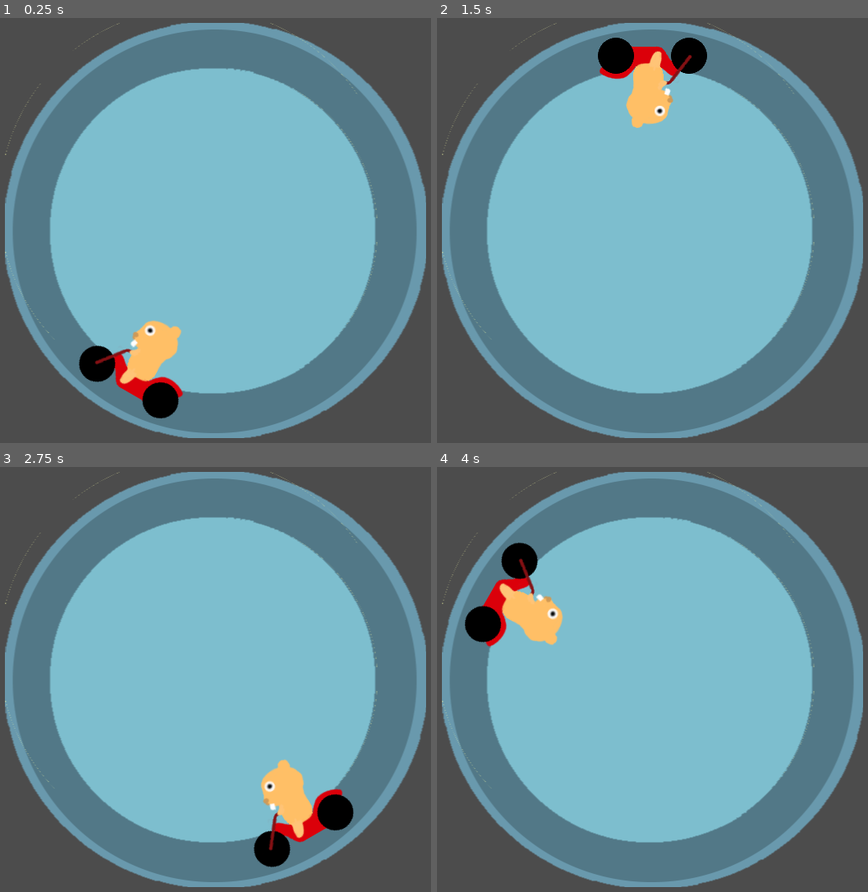
Above: before the commit, frames 1-4 (two rows, left to right).
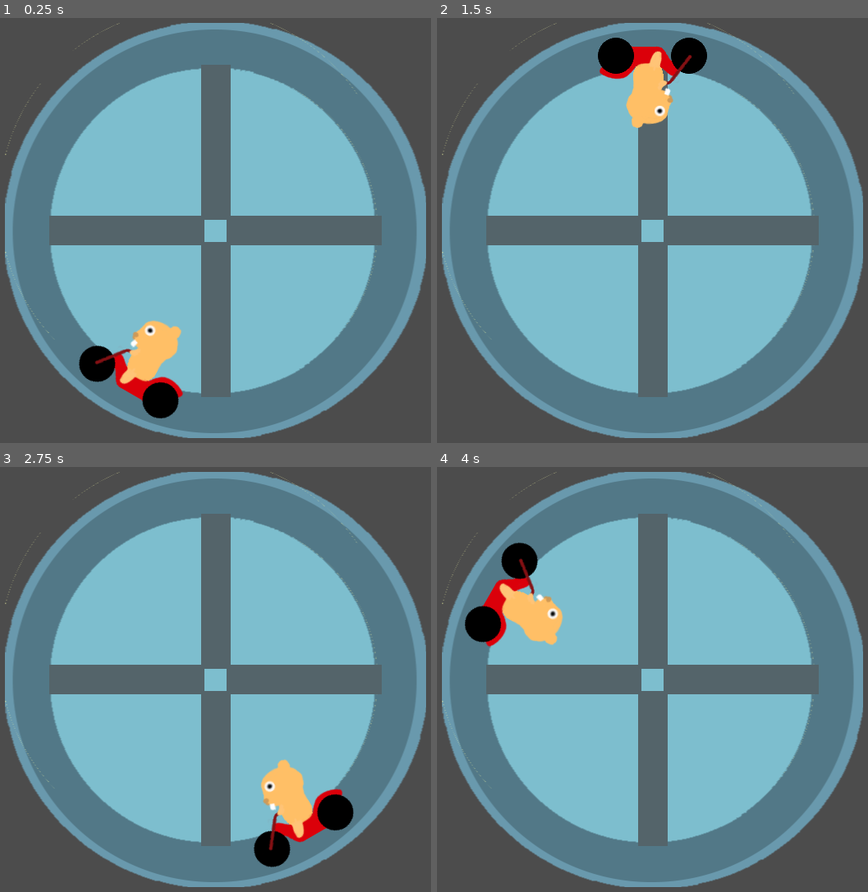
Above: after the commit, the same moments.

Repository: NHohl/LudumDare47-Hamster
Game: Godot game, scene res://Scenes/Main.tscn
Same seed, same stepped clock (60 frames per second), same inputs: the game is played once before the commit and once after it.
Inputs:
- Up to frame 1 (0.25 s): no input
- Up to frame 2 (1.5 s): no input
- Up to frame 3 (2.75 s): no input
- Up to frame 4 (4 s): no input

The runs differ from the first frame. In frame 1, 10% of the frame differs, in the area x 11-89%, y 11-90%; in frame 2, 9.1%; in frame 3, 10%; in frame 4, 10%.

Commit message:
Before creating the Conductor node
There are wheel bars, but they're not working yet

Diff:
--- /dev/null
+++ b/GameManager.gd
@@ -0,0 +1,16 @@
+extends Node2D
+
+
+# Declare member variables here. Examples:
+# var a = 2
+# var b = "text"
+
+
+# Called when the node enters the scene tree for the first time.
+func _ready():
+	pass # Replace with function body.
+
+
+# Called every frame. 'delta' is the elapsed time since the previous frame.
+#func _process(delta):
+#	pass
--- /dev/null
+++ b/Scenes/Barra.gd
@@ -0,0 +1,18 @@
+extends Area2D
+
+var is_hittable = false
+var was_hit = false
+
+
+
+func _ready():
+	pass # Replace with function body.
+
+
+# Called every frame. 'delta' is the elapsed time since the previous frame.
+#func _process(delta):
+#	pass
+
+
+func _on_Barra_body_entered(body):
+	was_hit = true
--- /dev/null
+++ b/Scenes/Barra.tscn
@@ -0,0 +1,17 @@
+[gd_scene load_steps=4 format=2]
+
+[ext_resource path="res://Textures/barra.png" type="Texture" id=1]
+[ext_resource path="res://Scenes/Barra.gd" type="Script" id=2]
+
+[sub_resource type="RectangleShape2D" id=1]
+extents = Vector2( 17.5, 134.837 )
+
+[node name="Barra" type="Area2D"]
+script = ExtResource( 2 )
+
+[node name="Sprite" type="Sprite" parent="."]
+texture = ExtResource( 1 )
+
+[node name="CollisionShape2D" type="CollisionShape2D" parent="."]
+shape = SubResource( 1 )
+[connection signal="body_entered" from="." to="." method="_on_Barra_body_entered"]
--- /dev/null
+++ b/Scenes/GameManager.tscn
@@ -0,0 +1,6 @@
+[gd_scene load_steps=2 format=2]
+
+[ext_resource path="res://GameManager.gd" type="Script" id=1]
+
+[node name="GameManager" type="Node2D"]
+script = ExtResource( 1 )
--- a/Scenes/Main.tscn
+++ b/Scenes/Main.tscn
@@ -1,14 +1,36 @@
-[gd_scene load_steps=4 format=2]
+[gd_scene load_steps=6 format=2]
 
 [ext_resource path="res://Scenes/RotationController.tscn" type="PackedScene" id=1]
 [ext_resource path="res://Scenes/Hamster.tscn" type="PackedScene" id=2]
 [ext_resource path="res://Scenes/Wheel.tscn" type="PackedScene" id=3]
+[ext_resource path="res://Scenes/Barra.tscn" type="PackedScene" id=4]
+[ext_resource path="res://Scenes/GameManager.tscn" type="PackedScene" id=5]
 
 [node name="Main" type="Node2D"]
 
 [node name="Wheel" parent="." instance=ExtResource( 3 )]
 position = Vector2( 400, 300 )
 
+[node name="Barra" parent="Wheel" instance=ExtResource( 4 )]
+position = Vector2( 0, -108 )
+scale = Vector2( 1, 0.7 )
+
+[node name="Barra2" parent="Wheel" instance=ExtResource( 4 )]
+position = Vector2( 0, 108 )
+scale = Vector2( 1, 0.7 )
+
+[node name="Barra3" parent="Wheel" instance=ExtResource( 4 )]
+position = Vector2( 108, 0 )
+rotation = 1.5708
+scale = Vector2( 1, 0.7 )
+
+[node name="Barra4" parent="Wheel" instance=ExtResource( 4 )]
+position = Vector2( -108, 0 )
+rotation = 1.5708
+scale = Vector2( 1, 0.7 )
+
 [node name="RotationController" parent="Wheel" instance=ExtResource( 1 )]
 
 [node name="Hamster" parent="Wheel/RotationController" instance=ExtResource( 2 )]
+
+[node name="GameManager" parent="." instance=ExtResource( 5 )]
Binary file added: Textures/barra.png
Not shown, added: Textures/barra.png.import
